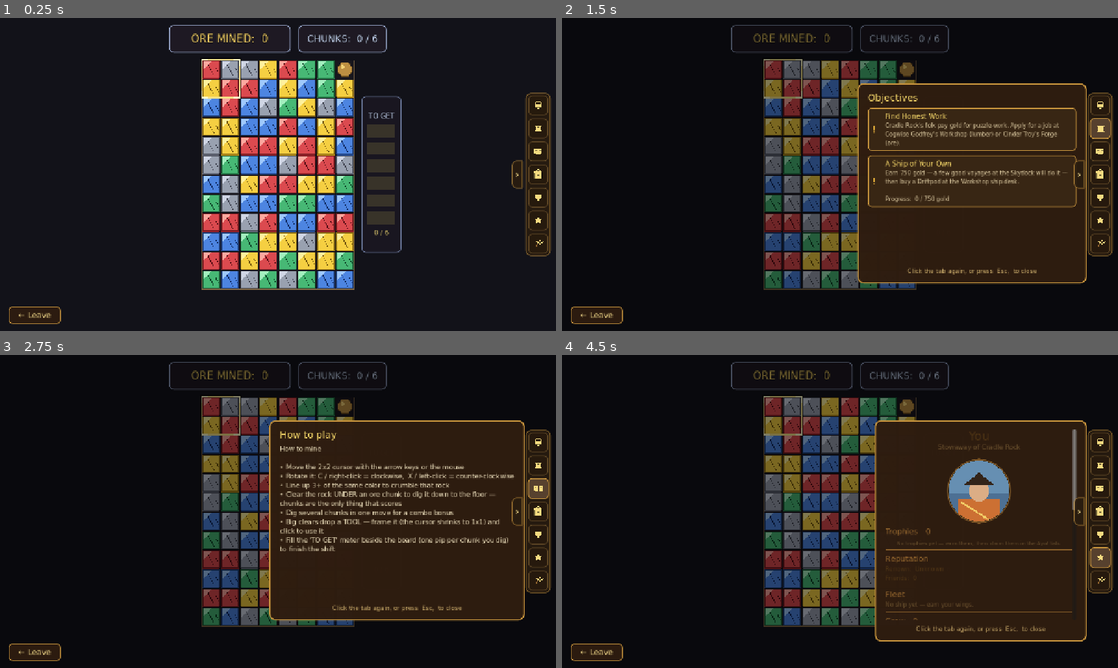
Above: before the commit, frames 1-4 (two rows, left to right).
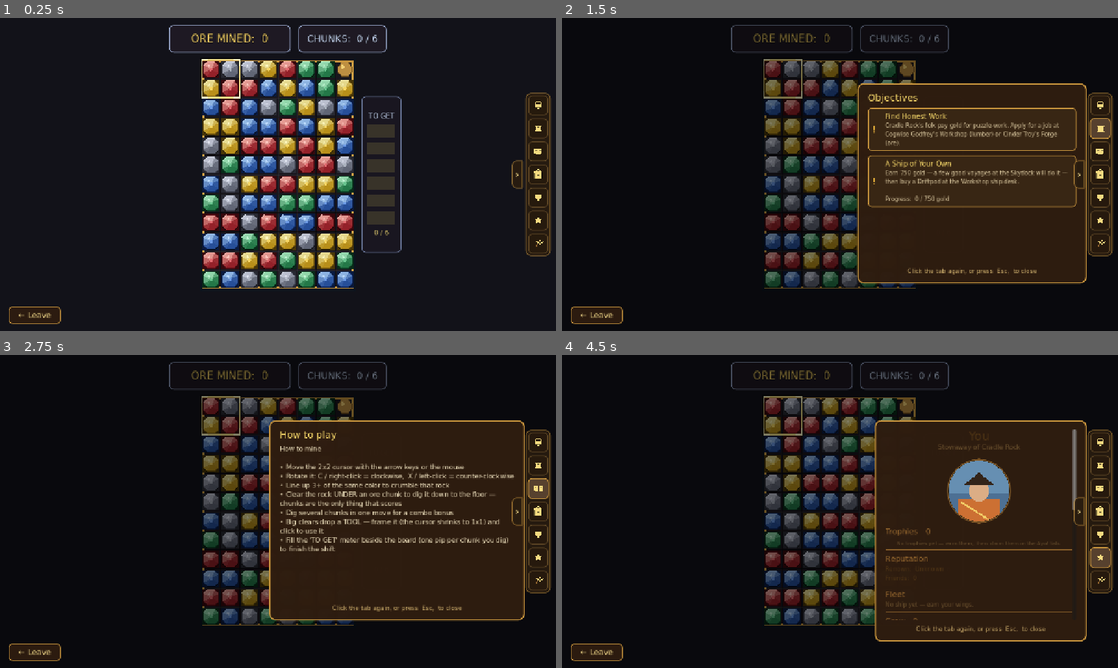
Above: after the commit, the same moments.

Repository: TairoyZone/shivaliva-shanty
Game: Godot game, scene res://puzzles/mining/mining.tscn
Same seed, same stepped clock (60 frames per second), same inputs: the game is played once before the commit and once after it. This scene is started directly instead of the project's main scene.
Inputs (mouse positions are in pixels of both pictures, inside the frame that each line leads up to):
- Up to frame 1 (0.25 s): no input
- Up to frame 2 (1.5 s): click "0" at 0.5 s; click (1101, 127) at 1.27 s
- Up to frame 3 (2.75 s): click (539, 489) at 2.02 s
- Up to frame 4 (4.5 s): click (1101, 511) at 2.77 s; click (1101, 533) at 3.52 s; click (1101, 558) at 4.27 s

The runs differ from the first frame. In frame 1, 16% of the frame differs, in the area x 36-64%, y 13-87%; in frame 2, 8.8%; in frame 3, 6.8%; in frame 4, 9.9%.

Commit message:
feat(mining): cut-gemstone tiles + carved brass board
Redraw the forage tiles as faceted octagonal CUT GEMS (8 radial facets shaded by one up-left key light, set into carved sockets with a drop shadow, plus a centre table pip and a specular spark) instead of flat squares with scratch lines. Give the board carved-groove cell sockets and a beveled brass frame (outer dark / brass band / bright inlay), matching the Gem Drop and forge metal language. Add tools/shot_puzzles to capture the single-player puzzles for the refinement pass.

Co-Authored-By: Claude Opus 4.8 (1M context) <noreply@anthropic.com>

Diff:
--- a/puzzles/mining/board/board.gd
+++ b/puzzles/mining/board/board.gd
@@ -154,12 +154,26 @@
 
 	var w : float = COLS * CELL
 	var h : float = ROWS * CELL
-	draw_rect(Rect2(0.0, 0.0, w, h), BACKING_COLOR)
+	var rect : Rect2 = Rect2(0.0, 0.0, w, h)
+	# Rock-face backing.
+	draw_rect(rect, BACKING_COLOR)
+	# Carved cell grooves: a dark cut + a 1px lit lip just right/below, so the
+	# grid reads as routed sockets the gems are set into (vs flat hairlines).
+	var groove : Color = Color(0.0, 0.0, 0.0, 0.42)
+	var lip : Color = Color(1.0, 1.0, 1.0, 0.045)
 	for c in range(1, COLS):
-		draw_line(Vector2(c * CELL, 0.0), Vector2(c * CELL, h), GRID_LINE_COLOR, 1.0)
+		var x : float = c * CELL
+		draw_line(Vector2(x, 0.0), Vector2(x, h), groove, 1.5)
+		draw_line(Vector2(x + 1.0, 0.0), Vector2(x + 1.0, h), lip, 1.0)
 	for r in range(1, ROWS):
-		draw_line(Vector2(0.0, r * CELL), Vector2(w, r * CELL), GRID_LINE_COLOR, 1.0)
-	draw_rect(Rect2(0.0, 0.0, w, h), FRAME_COLOR, false, 3.0)
+		var y : float = r * CELL
+		draw_line(Vector2(0.0, y), Vector2(w, y), groove, 1.5)
+		draw_line(Vector2(0.0, y + 1.0), Vector2(w, y + 1.0), lip, 1.0)
+	# Beveled brass frame (outer dark, brass band, bright inner inlay) — the
+	# same premium-metal language as Gem Drop / the forge.
+	draw_rect(rect, Palette.SKY_VOID, false, 7.0)
+	draw_rect(rect.grow(-3.5), Palette.BRASS_FRAME, false, 4.0)
+	draw_rect(rect.grow(-6.5), Palette.BRASS_INLAY, false, 1.5)
 
 
 # --- Input -----------------------------------------------------------
--- a/puzzles/mining/rock_tile/rock_tile.gd
+++ b/puzzles/mining/rock_tile/rock_tile.gd
@@ -82,36 +82,50 @@
 	var shadow_color : Color = palette["shadow"]
 	var crack_color : Color = palette["crack"]
 	var facet_color : Color = palette["facet"]
-	# Inner rect leaves the grout pad on every side.
+	# Inner cell with grout pad.
 	var inner : Rect2 = Rect2(
 		CELL_PAD, CELL_PAD,
 		CELL_SIZE - 2.0 * CELL_PAD,
 		CELL_SIZE - 2.0 * CELL_PAD)
-	# Shadow base — a touch taller/offset down so the tile reads with a
-	# little depth (a chunk of rock, not a flat sticker).
-	var shadow_rect : Rect2 = inner
-	shadow_rect.position.y += 2.0
-	draw_rect(shadow_rect, shadow_color)
-	# Face on top.
-	draw_rect(inner, face_color)
-	# Top-left facet highlight — a lit corner triangle so the rock catches
-	# the light from the upper-left, like a faceted gem face.
-	var facet : PackedVector2Array = PackedVector2Array([
-		inner.position,
-		Vector2(inner.position.x + inner.size.x * 0.55, inner.position.y),
-		Vector2(inner.position.x, inner.position.y + inner.size.y * 0.55),
+	# Carved socket recess so each gem reads as set INTO the rock face.
+	draw_rect(inner, crack_color.darkened(0.35))
+	# Octagon (cut-gem silhouette), inset a touch inside the socket.
+	var g : Rect2 = inner.grow(-2.0)
+	var c : float = minf(g.size.x, g.size.y) * 0.24
+	var oct : PackedVector2Array = PackedVector2Array([
+		Vector2(g.position.x + c, g.position.y),
+		Vector2(g.end.x - c, g.position.y),
+		Vector2(g.end.x, g.position.y + c),
+		Vector2(g.end.x, g.end.y - c),
+		Vector2(g.end.x - c, g.end.y),
+		Vector2(g.position.x + c, g.end.y),
+		Vector2(g.position.x, g.end.y - c),
+		Vector2(g.position.x, g.position.y + c),
 	])
-	draw_colored_polygon(facet, facet_color)
-	# A couple of crack lines so the face isn't a flat block — diagonal
-	# fissures in the darkest kind tone.
-	draw_line(
-		Vector2(inner.position.x + inner.size.x * 0.30, inner.position.y + inner.size.y * 0.18),
-		Vector2(inner.position.x + inner.size.x * 0.66, inner.end.y - inner.size.y * 0.12),
-		crack_color, 1.6)
-	draw_line(
-		Vector2(inner.end.x - inner.size.x * 0.22, inner.position.y + inner.size.y * 0.40),
-		Vector2(inner.end.x - inner.size.x * 0.06, inner.position.y + inner.size.y * 0.70),
-		crack_color, 1.3)
-	# Crisp dark outline so adjacent same-kind tiles still read as
-	# separate cells (matters when a 3-run is about to crumble).
-	draw_rect(inner, shadow_color.darkened(0.25), false, 1.5)
+	var centre : Vector2 = g.position + g.size * 0.5
+	# Drop shadow under the gem (depth in the socket).
+	var drop : PackedVector2Array = PackedVector2Array()
+	for p in oct:
+		drop.append(p + Vector2(0.0, 2.0))
+	draw_colored_polygon(drop, Color(0.0, 0.0, 0.0, 0.45))
+	# Radial CUT: 8 facets meeting at the centre, shaded by one up-left key
+	# light so the gem reads as a faceted dome (bright top-left -> dark
+	# bottom-right). The hue stays the kind's, only light->dark varies.
+	var light_dir : Vector2 = Vector2(-0.45, -0.89)
+	for i in 8:
+		var a : Vector2 = oct[i]
+		var b : Vector2 = oct[(i + 1) % 8]
+		var n : Vector2 = ((a + b) * 0.5 - centre).normalized()
+		var lit : float = clampf(n.dot(light_dir) * 0.5 + 0.5, 0.0, 1.0)
+		draw_colored_polygon(PackedVector2Array([a, b, centre]),
+			shadow_color.lerp(facet_color, lit * lit))   # squared falloff = crisper facets
+	# Centre table pip + a specular spark up-left.
+	draw_circle(centre, g.size.x * 0.10, face_color.lightened(0.18))
+	draw_circle(centre + light_dir * g.size.x * 0.26, g.size.x * 0.07, facet_color.lightened(0.30))
+	# Beveled outline: a crisp dark rim (keeps adjacent same-kind gems
+	# readable) with a brighter lit edge along the top-left.
+	var rim : PackedVector2Array = oct.duplicate()
+	rim.append(oct[0])
+	draw_polyline(rim, crack_color, 1.4)
+	draw_line(oct[7], oct[0], facet_color.lightened(0.25), 1.4)
+	draw_line(oct[0], oct[1], facet_color.lightened(0.10), 1.2)
--- /dev/null
+++ b/tools/shot_puzzles.gd
@@ -0,0 +1,38 @@
+## DEV-ONLY: capture the current look of each single-player puzzle so the
+## aesthetic refinement pass can assess + verify them. Windowed; caller backs
+## up the save. Not shipped.
+extends Node2D
+
+const OUT : String = "user://shots"
+const SHOTS : Array = [
+	["res://puzzles/loft/loft.tscn", "look_loft.png"],
+	["res://puzzles/mining/mining.tscn", "look_mining.png"],
+	["res://puzzles/lumberjacking/lumberjacking.tscn", "look_lumber.png"],
+	["res://puzzles/patchworks/patchworks_scene.tscn", "look_patchworks.png"],
+]
+
+
+func _ready() -> void:
+
+	DirAccess.make_dir_recursive_absolute(OUT)
+	visible = false
+	call_deferred("_go")
+
+
+func _go() -> void:
+
+	for entry in SHOTS:
+		var scene : Node = load(entry[0]).instantiate()
+		get_tree().root.add_child(scene)
+		get_tree().current_scene = scene
+		await get_tree().create_timer(1.4).timeout
+		_save(entry[1])
+		scene.queue_free()
+		await get_tree().process_frame
+	get_tree().quit()
+
+
+func _save(shot_name: String) -> void:
+
+	var img : Image = get_viewport().get_texture().get_image()
+	img.save_png("%s/%s" % [OUT, shot_name])
--- /dev/null
+++ b/tools/shot_puzzles.tscn
@@ -0,0 +1,6 @@
+[gd_scene load_steps=2 format=3]
+
+[ext_resource type="Script" path="res://tools/shot_puzzles.gd" id="1"]
+
+[node name="ShotPuzzles" type="Node2D"]
+script = ExtResource("1")
Not shown, added: tools/shot_puzzles.gd.uid
